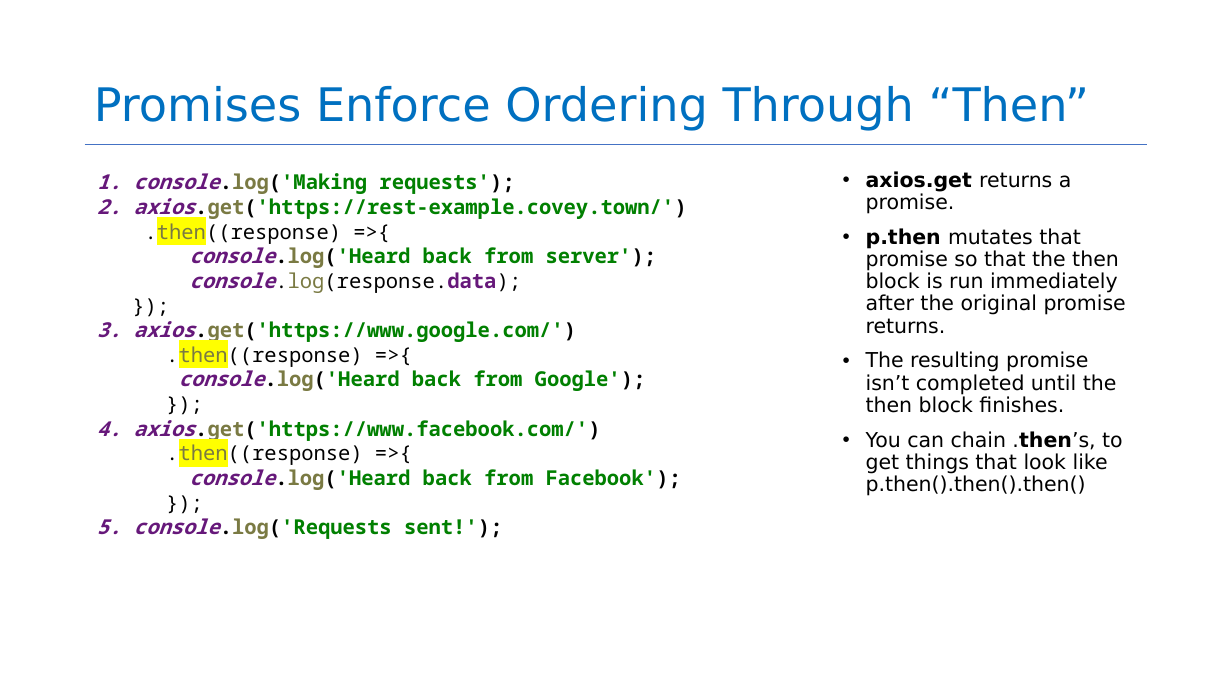
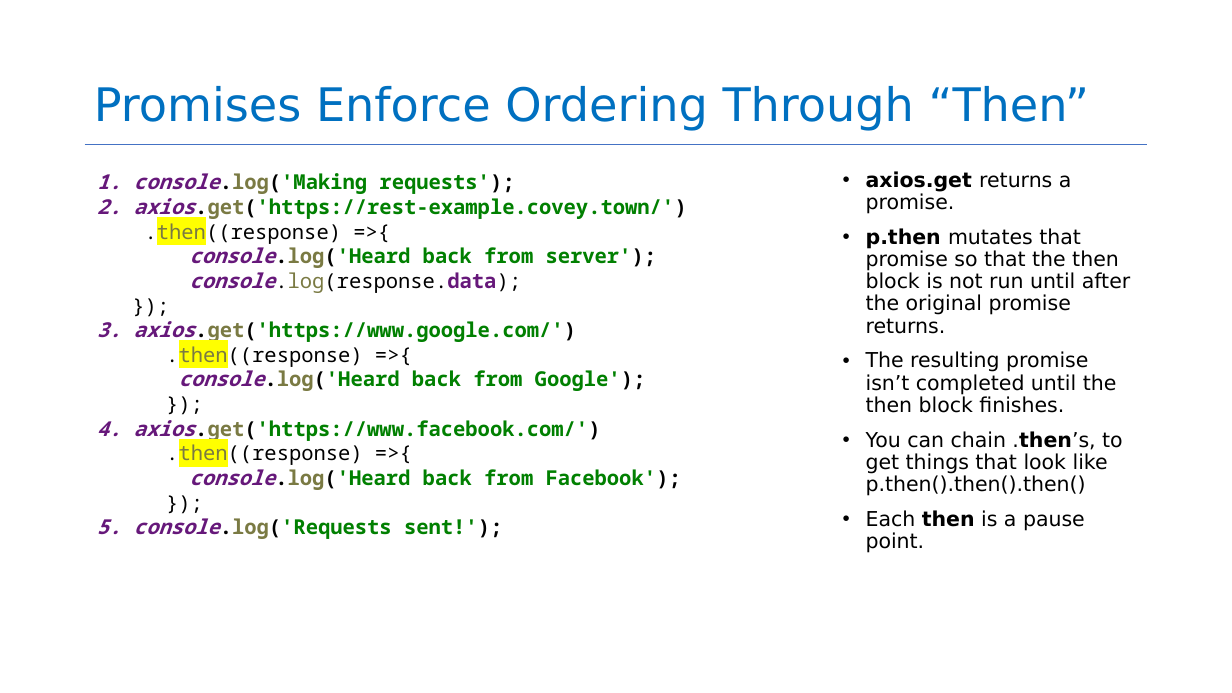
Before and after one commit to yashburshe/CS4530-Fall-2025, a slide deck: slide 38 of Slides/Module 06 Concurrency Patterns in Typescript.pptx (slide 48 before the commit). Drawn at 1232x693 pixels with LibreOffice and Linux fonts; fonts in the diff are those of the drawing. Boxes give left, top, right and bottom in pixels: in the first picture for what was removed or moved away, otherwise in the second. Text is boxed around its words. In the diff, an @@ line names an element or a change of style, - is before the commit and + after.

```diff
--- a/Slides/Module 06 Concurrency Patterns in Typescript.pptx
+++ b/Slides/Module 06 Concurrency Patterns in Typescript.pptx
@@ text at <box>866,228,1130,334</box>: text changed @@
-• p.then mutates that promise so that the then block is run immediately after the original promise returns.
+• p.then mutates that promise so that the then block is not run until after the original promise returns.
@@ text at <box>866,510,1085,553</box>: paragraph added @@
+• Each then is a pause point.
```
Also in this commit, not shown: 9 other slides changed, 1 slide added, 23 slides removed.
